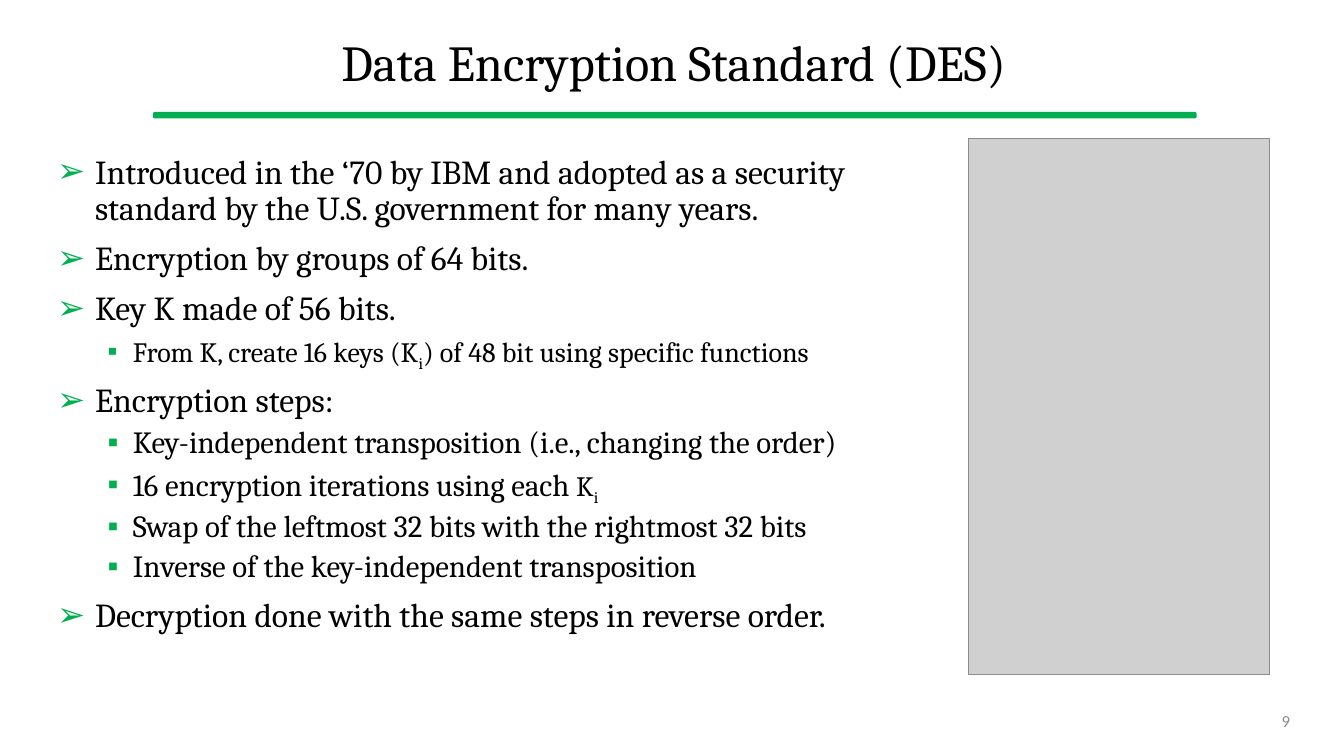
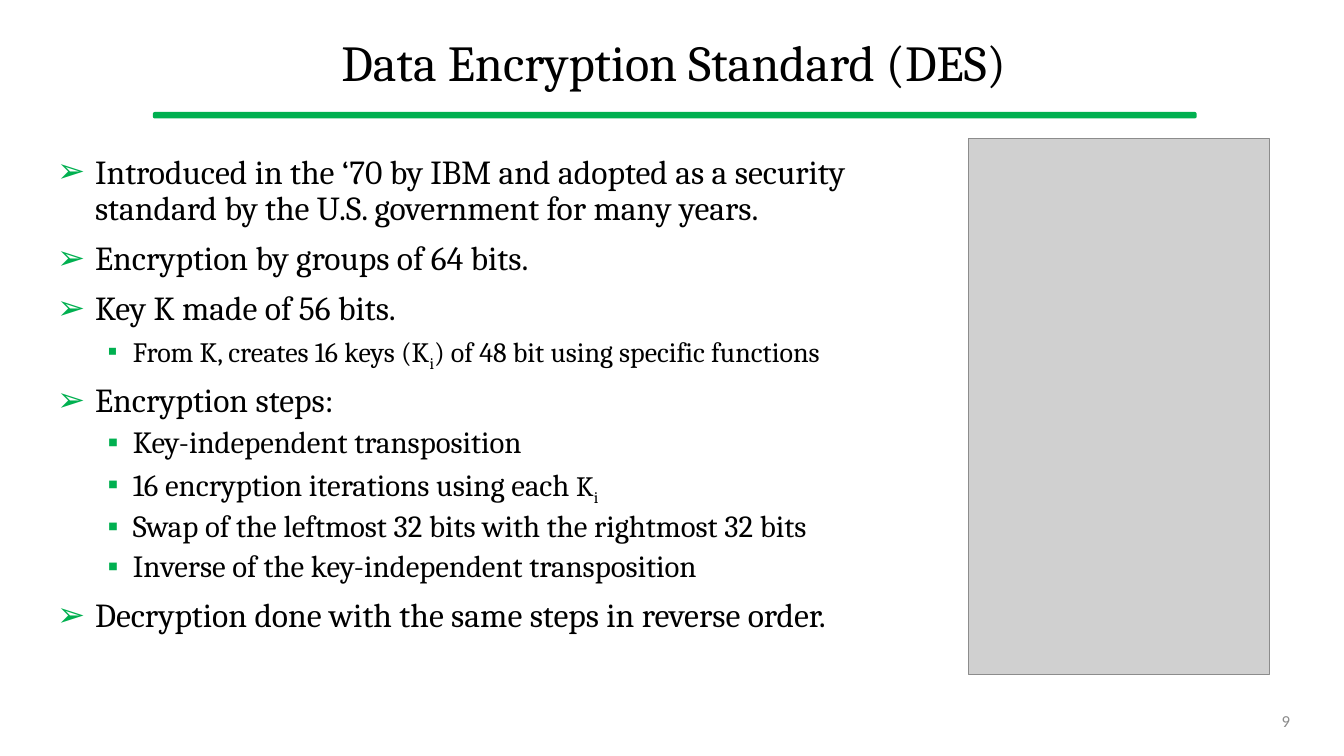
Before and after one commit to gcappon/bwthw, a slide deck: slide 9 of theory_08-elements_of_network_security/theory_08-elements_of_network_security.pptx. Drawn at 1344x756 pixels with LibreOffice and Linux fonts; fonts in the diff are those of the drawing; grey boxes stand for pictures. Boxes give left, top, right and bottom in pixels: in the first picture for what was removed or moved away, otherwise in the second. Text is boxed around its words. In the diff, an @@ line names an element or a change of style, - is before the commit and + after.

```diff
--- a/theory_08-elements_of_network_security/theory_08-elements_of_network_security.pptx
+++ b/theory_08-elements_of_network_security/theory_08-elements_of_network_security.pptx
@@ text at bbox=[133, 342, 819, 368]: text changed @@
-  ▪ From K, create 16 keys (Ki) of 48 bit using specific functions
+  ▪ From K, creates 16 keys (Ki) of 48 bit using specific functions
@@ text at bbox=[133, 431, 521, 460]: text changed @@
-  ▪ Key-independent transposition (i.e., changing the order)
+  ▪ Key-independent transposition
```
Also in this commit, not shown: 2 other slides changed, 16 slides removed, 9 other files.
